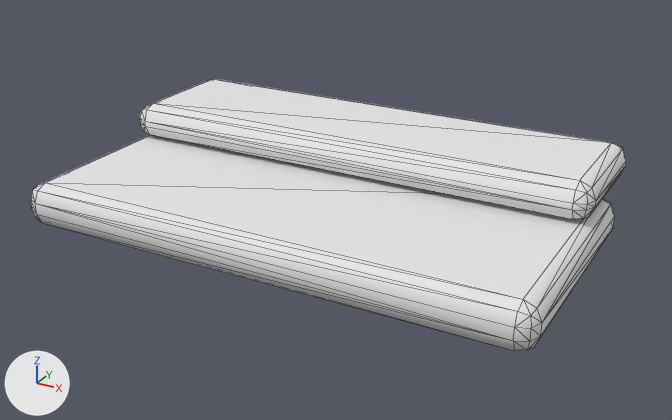
What one commit did to the glTF model assets/rooms/coffee_shop/entry_steps.glb.
Before and after are seen from a 50 mm camera at (1.43, -2.851, 1.018) aimed at (0.039, -0.322, -0.247). The lights are fixed; the arrows at lower left show +X, +Y and +Z. The first picture is the older version. Mesh edges are drawn as thin lines. Vertices at exactly the same position are counted once.

Before the edit, the objects in view are built like this:
```python
me_entry_steps_mobile = bpy.data.meshes.new('entry_steps_mobile')
me_entry_steps_mobile.from_pydata(...)  # 112 vertices, 216 faces; spans x -0.89..0.89, y -0.82..0.24, z -0.31..-0.03
me_entry_steps_mobile.materials.append(mat_shop_sharedatlas)  # white #e7e7e7
ob_entry_steps_001 = bpy.data.objects.new('entry_steps.001', me_entry_steps_mobile)
ob_entry_steps_001.location = (0.0, 0.0, 0.0)
```
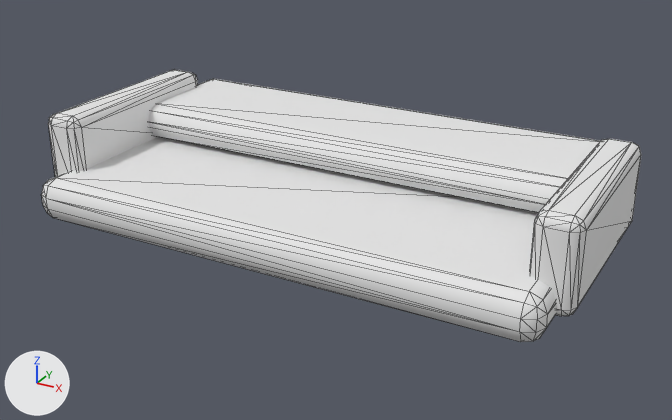
The change, as JSON lines over the scene's bpy script:
```json
{"block": "me_entry_steps_mobile", "where": "# used by ob_entry_steps_001; location = (0.0, 0.0, 0.0)"}
{"op": "remove", "block": "me_entry_steps_mobile", "code": "me_entry_steps_mobile.from_pydata(...)  # 112 vertices, 216 faces; spans x -0.89..0.89, y -0.82..0.24, z -0.31..-0.03"}
{"op": "add", "block": "me_entry_steps_mobile", "code": "me_entry_steps_mobile.from_pydata(...)  # 224 vertices, 432 faces; spans x -0.94..0.94, y -0.77..0.24, z -0.31..0.03"}
{"block": "me_entry_steps_mobile", "change": "me_entry_steps_mobile part 1: a new loose piece of 56 vertices spanning x -0.94..-0.8, y -0.64..0.08, z -0.27..0.03, in mat_shop_sharedatlas (white #e7e7e7)"}
{"block": "me_entry_steps_mobile", "change": "me_entry_steps_mobile part 2: a new loose piece of 56 vertices spanning x 0.8..0.94, y -0.64..0.08, z -0.27..0.03, in mat_shop_sharedatlas (white #e7e7e7)"}
{"block": "me_entry_steps_mobile", "change": "me_entry_steps_mobile part 3"}
{"block": "me_entry_steps_mobile", "change": "27 vertices in x -0.89..0.89, y -0.82..-0.76, z -0.31..-0.16 move by (0.0, 0.05, 0.0)"}
{"block": "me_entry_steps_mobile", "change": "27 vertices in x -0.89..0.89, y 0.01..0.06, z -0.31..-0.16 move by (0.0, -0.05, 0.0)"}
{"block": "me_entry_steps_mobile", "change": "2 vertices move from x -0.87..0.87, y -0.8..0.04, z -0.21 to x -0.87..0.87, y -0.75..-0.01, z -0.22"}
```

Boxes (x1, y1, x2, y2) around the edits, measured in the pictures (672 x 420 px; the box of a moved part takes in the faces that stretch with it):
```json
{"object": "entry_steps.001", "change": "reshaped", "before": [31, 79, 626, 351], "after": [41, 70, 641, 342]}
{"part": 1, "of": "me_entry_steps_mobile", "change": "added", "after": [48, 70, 198, 177]}
{"part": 2, "of": "me_entry_steps_mobile", "change": "added", "after": [530, 139, 641, 316]}
{"part": 3, "of": "me_entry_steps_mobile", "change": "moved or reshaped", "before": [31, 135, 615, 351], "after": [41, 137, 556, 342]}
```
